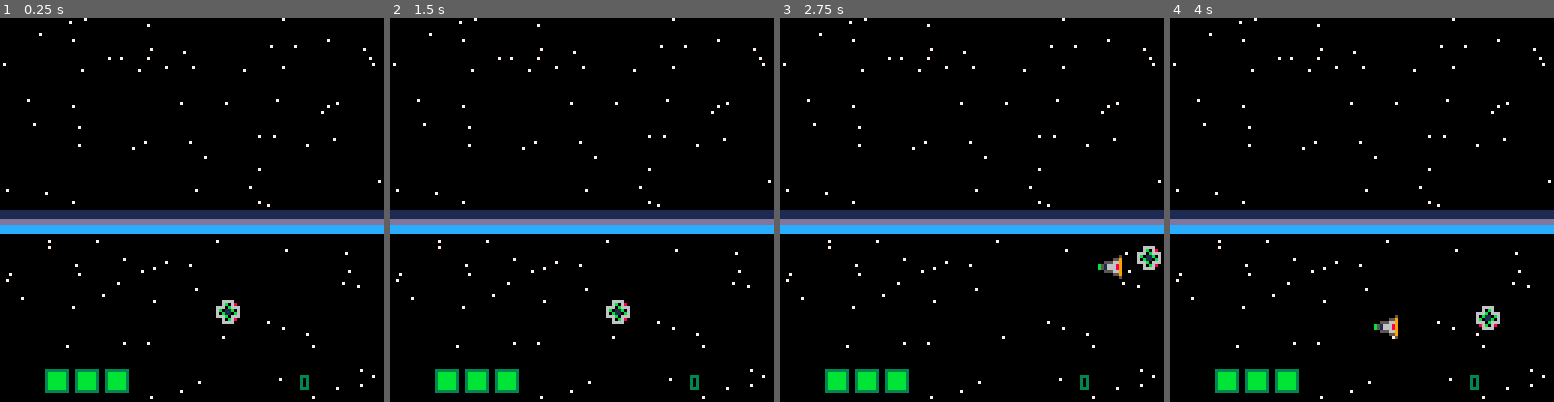
Above: before the commit, frames 1-4 (left to right).
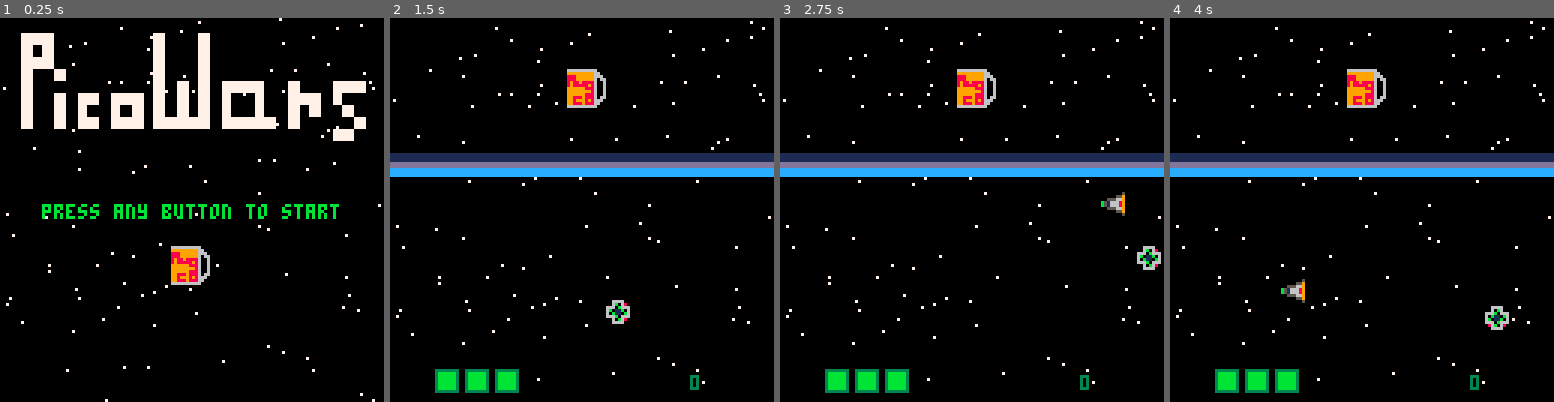
Above: after the commit, the same moments.

Repository: chand1012/picowars-spacestation
Game: PICO-8 cartridge nanowars.p8
Same seed, same stepped clock (60 frames per second), same inputs: the game is played once before the commit and once after it.
Inputs:
- Up to frame 1 (0.25 s): no input
- Up to frame 2 (1.5 s): tap X (X key) at 0.33, 1.07 s; tap O (Z key) at 0.7 s
- Up to frame 3 (2.75 s): hold Right 1.6-2.1 s; tap O (Z key) at 1.7, 2.1, 2.5 s; tap X (X key) at 1.85 s; hold Up 2.15-2.42 s; hold Right from 2.47 s (still down)
- Up to frame 4 (4 s): tap O (Z key) at 2.9, 3.3, 3.7 s; tap X (X key) at 2.97 s; release Right at 3.03 s; hold Left 3.08-3.58 s; hold Down 3.63-3.97 s

The runs differ from the first frame. In frame 1, 17% of the frame differs, in the area x 0-100%, y 0-100%; in frame 2, 14%; in frame 3, 15%; in frame 4, 15%.

Commit message:
got shield break working

Diff:
--- a/nanowars.p8
+++ b/nanowars.p8
@@ -9,9 +9,11 @@
 -- 2 = hyperspace transition
 -- 3 = space station stage
 -- 4 = game over
+-- 5 = win screen
 function _init()
-	stage=1 -- has to do with game states
+	stage=0 -- has to do with game states
 	score=tonum(stat(6))
+	debug=false
 	if score==nil then
 		score=0
 	end
@@ -20,7 +22,7 @@
 		y=94,
 		dx=0,
 		dy=0,
-		minx=0.01,
+		minx=0,
 		miny=0,
 		angle=0,
 		vel=1,
@@ -41,16 +43,28 @@
 		bdy=0,
 		kills=0
 	}
+	logo={
+		sx=73,
+		sy=12,
+		sw=50,
+		sh=15,
+		dx=7,
+		dy=5,
+		w=185,
+		h=60,
+		t=0.5
+	}
 	enemies={}
 	bullets={}
 	holes={}
 	stars={}
 	booms={}
 	shield={}
-	sbreak=false
+	brcheck=true
 	shoot_time=0
 	rnd_stars()
 	make_shield()
+	rnd_shield=flr(rnd(39))+1
 end
 
 function rnd_stars()
@@ -64,7 +78,10 @@
 -->8
 -- update functions
 function _update()
-	if stage==1 then
+	if stage==0 then
+		move_stars()
+		update_menu()
+	elseif stage==1 then
 		update_player()
 		update_bullets()
 		generate_enemies()
@@ -98,21 +115,51 @@
 		ship.lives+=(-1)
 		ship.hp=25
 	end
+	if ship.x<=-8 then -- these are so the player doesn't dissapear
+		ship.x=135
+	elseif ship.x>=134 then
+		ship.x=-7
+	end
+	if ship.y>120 then
+		ship.y=120
+	end
 	ship.x+=ship.dx
 	ship.y+=ship.dy
 end
 
-
+function update_menu()
+	if any_btn() then
+		stage=1
+	end
+end
+
+function move_stars()
+	foreach(stars, function(star)
+		star.y+=1
+		if star.y>128 then
+			star.y=0
+		end
+	end)
+end
 -->8
 -- draw functions
 function _draw()
 	cls()
-	if stage==1 then
+	if stage==0 then
+		draw_stars()
+		draw_menu()
+	elseif stage==1 then
 		draw_stars()
 		draw_player()
 		draw_enemies()
 		draw_bullets()
 		draw_shield()
+		draw_mini_station()
+		print(score,100,119,3)
+		draw_lives()
+		if debug then
+			print(ship.kills,5,5,12)
+		end
 	else
 		draw_stars()
 		draw_player()
@@ -120,8 +167,6 @@
 		draw_bullets()
 	end
 	draw_booms()
-	print(score,100,119,3)
-	draw_lives()
 end
 
 function draw_stars()
@@ -131,9 +176,7 @@
 end
 
 function draw_mini_station()
-	rectfill(36,2,56,8,0)
-	circfill(36,5,5,0)
-	circfill(56,5,5,0)
+	spr(13,57,16,2,2)
 end
 
 -- object, starting frame, number of frames, animation speed, flip
@@ -203,6 +246,24 @@
 		count+=10
 	end
 end
+
+function draw_menu()
+	sspr(logo.sx,logo.sy,logo.sw,logo.sh,logo.dx,logo.dy, logo.w, logo.h)
+	local text="press any button to start"
+	print(text,hcenter(text),vcenter(64),11)
+	spr(13,55,75,2,2)
+	if debug then
+		print(any_btn(),0,100,11)
+	end
+end
+
+function hcenter(s)
+	return 64-flr((#s*4)/2)
+end
+
+function vcenter(h)
+	return h-flr(5/2)
+end
 -->8
 --misc functions
 function destroy_all(things)
@@ -241,6 +302,14 @@
 	end)
 end
 
+function any_btn()
+	if (btn(0)) return true
+ if (btn(1)) return true
+ if (btn(2)) return true
+ if (btn(3)) return true
+ if (btn(4)) return true
+ if (btn(5)) return true
+end
 
 -->8
 -- bullets
@@ -296,14 +365,21 @@
 -- enemies
 
 function make_enemy(x,y,sprite)
+	local dx
+	local dy=rnd(1)
+	if sprite==3 then
+		dx=(-rnd(1)-1)
+	else
+		dx=rnd(1)+1
+	end
 	local enemy={
 		x=x,
 		y=y,
 		sx=x,
 		sy=y,
 		sp=sprite,
-		dx=0,
-		dy=rnd(1),
+		dx=dx,
+		dy=dy,
 		hbx=0,--hitbox things
 		hby=0,
 		hbsx=8,
@@ -317,7 +393,7 @@
 function generate_enemies(chance)
 	local side=rnd(1) -- if side is 1, spawn on right. else spawn on left
 	local rand=flr(rnd(50))
-	local randy=rnd(25)+67
+	local randy=rnd(25)+50
 	if rand==24 then
 		if side>=0.5 then
 			make_enemy(129,randy,3)
@@ -331,13 +407,6 @@
 	foreach(enemies, function(enemy)
 		enemy.x+=enemy.dx
 		enemy.y+=enemy.dy
-		local dx
-		if enemy.sp==3 then
-			dx=(-1)
-		else
-			dx=1
-		end
-		enemy.dx=dx
 		if collide(ship, enemy) then
 			ship.hp+=(-1)
 		end
@@ -368,9 +437,9 @@
 -- shield
 
 function make_shield()
-	for i=1,32 do
-		local x=(i*4)-4
-		local y=64
+	for i=1,40 do
+		local x=(i*4)-10
+		local y=45
 		local s={x=x,y=y,hbx=0,hby=0,hbsx=8,hbsy=8,hole=false,t=0}
 		add(shield,s)
 	end
@@ -378,14 +447,6 @@
 
 function update_shield()
 	foreach(shield, function(s)
-		if ship.kills>3 and sbreak==false then --get this to work
-			local rand=flr(rnd(25))
-			local orand=rand+6
-			for i=rand,orand do
-				del(shield,shield[i])
-			end
-			sbreak=true
-		end
 		if collide(ship,s) then
 			ship.dy=0
 			ship.y=s.y+8
@@ -396,6 +457,13 @@
 			end
 		end)
 	end)
+	if score>=1200 and brcheck then --get this to work
+		for i=1,6 do
+			local s=shield[rnd_shield]
+			del(shield,s)
+		end
+		brcheck=false
+	end
 end
 
 function draw_shield()
Not shown, changed: 149 lines of the sprite sheet (__gfx__) section of nanowars.p8
Not shown, changed: the thumbnail (__label__) section of nanowars.p8
